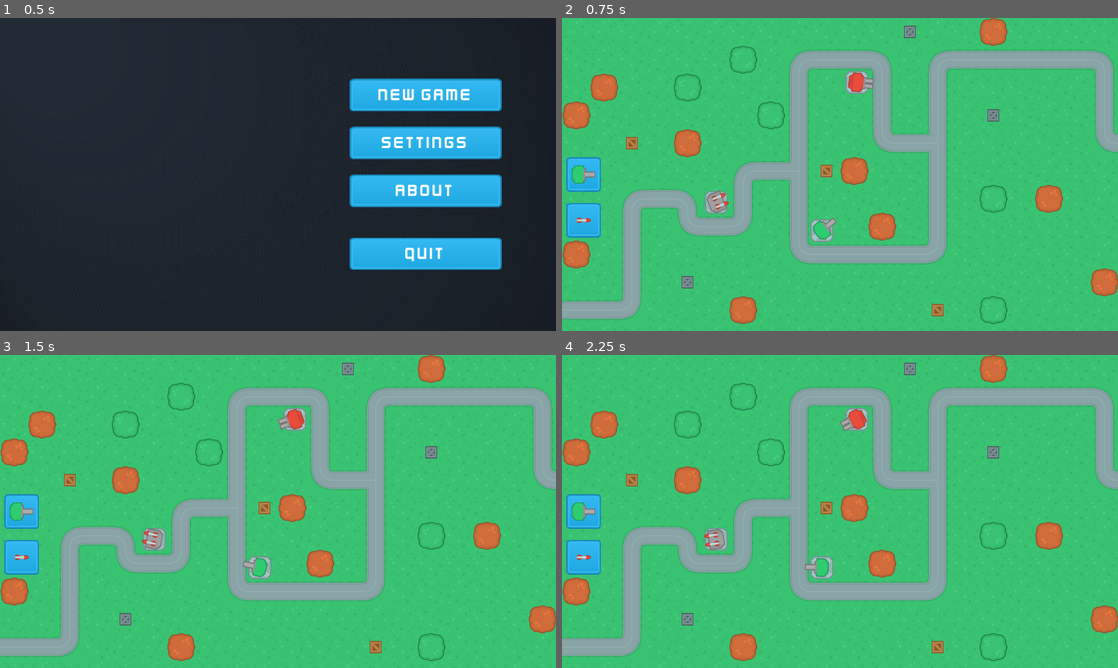
Above: before the commit, frames 1-4 (two rows, left to right).
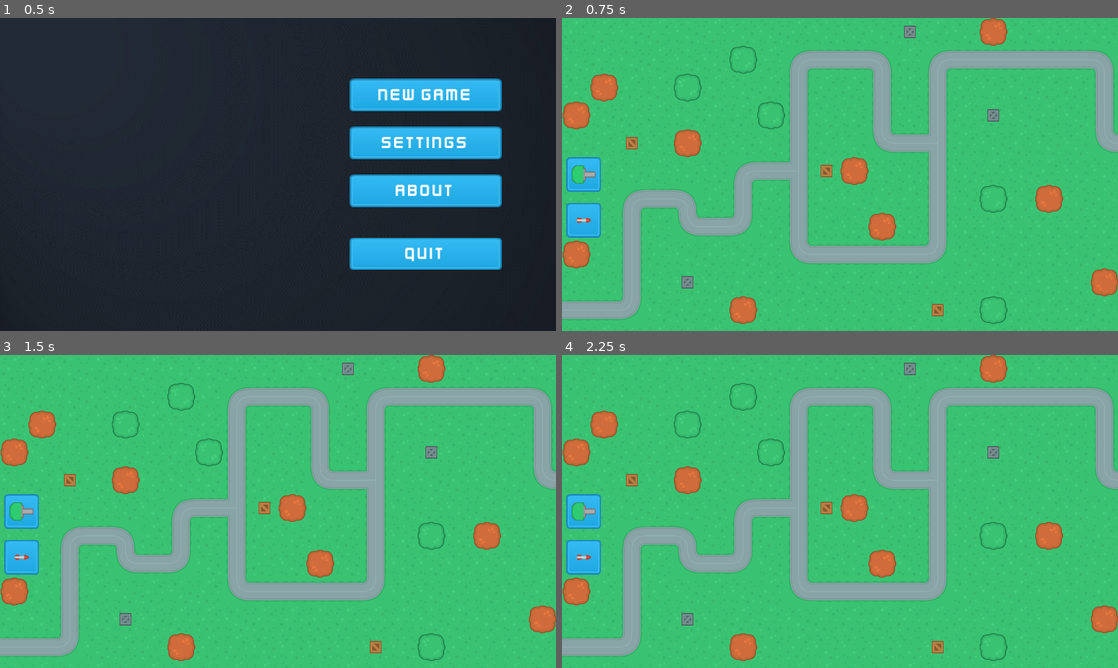
Above: after the commit, the same moments.

Repository: megastruktur/Towers-Tutorial
Game: Godot game, scene res://scene_handler.tscn
Two runs of this game, one before a commit and one after it. Both use one fixed random seed, a clock stepped at 60 frames per second and the inputs below.
Inputs (mouse positions are in pixels of both pictures, inside the frame that each line leads up to):
- Up to frame 1 (0.5 s): no input
- Up to frame 2 (0.75 s): click "New Game" at 0.5 s
- Up to frame 3 (1.5 s): click (22, 511) at 1.25 s
- Up to frame 4 (2.25 s): click (584, 558) at 2 s

Frame 1 is identical in both runs. In frame 2, 0.8% of the frame differs, in the area x 25-57%, y 16-72%; in frame 3, 0.8%; in frame 4, 0.8%.

Commit message:
Build tower functionality and refactoring

Diff:
--- a/Scenes/MainScenes/UI.gd
+++ b/Scenes/MainScenes/UI.gd
@@ -1,28 +1,52 @@
 extends CanvasLayer
 
+var current_tower_preview : Control = null
+const turrets_res_path = "res://Scenes/Turrets/"
 
 func set_tower_preview(build_type : String, mouse_position):
-	var drag_tower : Node2D = load("res://Scenes/Turrets/" + build_type.to_lower() + ".tscn").instantiate()
-	drag_tower.set_name("DragTower")
-	drag_tower.modulate = Color("ab54ff3c")
 
-	var control = Control.new()
-	control.add_child(drag_tower, true)
-	control.position = mouse_position
-	control.set_name("TowerPreview")
-	add_child(control, true)
-	move_child(get_node("TowerPreview"), 0) # move behind the button
+	var turret_resource = load(turrets_res_path + build_type.to_lower() + ".tscn")
+	if turret_resource:
+
+		# Cleanup before setting the Preview.
+		if current_tower_preview:
+			cleanup_preview()
+
+		print("Adding a Drag Tower")
+		var drag_tower : Node2D = turret_resource.instantiate()
+		drag_tower.set_name("DragTower")
+		drag_tower.modulate = Color("ab54ff3c")
+
+		# Create a Control wrapper.
+		var tower_preview : Control = Control.new()
+		tower_preview.position = mouse_position
+		tower_preview.set_name("TowerPreview")
+
+		tower_preview.add_child(drag_tower, true)
+		add_child(tower_preview, true)
+
+		# Save the reference to a current preview for Remove functionality.
+		# I've faced the problem when queue_free works AFTER a new preview is created.
+		# So in future code I'm going to call it by reference.
+		current_tower_preview = tower_preview
+		move_child(current_tower_preview, 0) # move behind the button
+	else:
+		print("Turret resource was not found")
 
 
 func update_tower_preview(new_position: Vector2, color : String):
 
 	# Move preview with the mouse
-	get_node("TowerPreview").position = new_position
+	if current_tower_preview:
 
-	var drag_tower : Node2D = get_node("TowerPreview/DragTower")
-	if drag_tower.modulate != Color(color):
-		drag_tower.modulate = Color(color)
+		current_tower_preview.position = new_position
+
+		var drag_tower : Node2D = current_tower_preview.get_node("DragTower")
+		if drag_tower.modulate != Color(color):
+			drag_tower.modulate = Color(color)
+
 
 func cleanup_preview():
-	if get_node_or_null("TowerPreview"):
-		remove_child(get_node("TowerPreview"))
+	if current_tower_preview:
+		current_tower_preview.queue_free()
+		current_tower_preview = null
--- a/Scenes/MainScenes/game_scene.gd
+++ b/Scenes/MainScenes/game_scene.gd
@@ -9,12 +9,17 @@
 var color_build_valid = "adff4545"
 var color_build_invalid = "ab54ff3c"
 
+const turrets_res_path = "res://Scenes/Turrets/"
+
 
 func _ready():
 
-	map_node = get_node("Map1")
+	load_map()
 	build_buttons_connect()
 
+
+func load_map():
+	map_node = get_node("Map1")
 
 # Connect listeners to buttons.
 func build_buttons_connect():
@@ -24,16 +29,23 @@
 		i.pressed.connect(initiate_build_mode.bind(i.get_name()))
 
 
-
-
 func _process(_delta):
 
 	if build_mode:
 		update_tower_preview()
 
 
-func _unhandled_input(_event):
-	pass
+# User input was not consumed by the UI
+# E.g. we are NOT clicking the Start Game.
+func _unhandled_input(event):
+
+	if build_mode:
+		if event.is_action_pressed("ui_cancel"):
+			cancel_build_mode()
+		if event.is_action_pressed("ui_accept"):
+			# First verify then cancel because cancel is going to clear
+			#	all the variables for verification
+			verify_and_build()
 
 
 func initiate_build_mode(tower_type : String):
@@ -74,7 +86,6 @@
 
 func cancel_build_mode():
 	# cleanup the preview
-
 	build_mode = false
 	build_valid = false
 	build_location = null
@@ -82,5 +93,17 @@
 
 	get_node("UI").cleanup_preview()
 
+
 func verify_and_build():
-	pass
+
+	if build_valid:
+		var new_tower = load(turrets_res_path + build_type.to_lower() + ".tscn")
+		if new_tower:
+			var tower : Node2D = new_tower.instantiate()
+			tower.position = build_location
+			map_node.get_node("Turrets").add_child(tower, true)
+			cancel_build_mode()
+		else:
+			print("No valid Tower resource found")
+	else:
+		print("Can't build here")
--- a/Scenes/MainScenes/game_scene.tscn
+++ b/Scenes/MainScenes/game_scene.tscn
@@ -23,6 +23,7 @@
 anchor_bottom = 1.0
 grow_horizontal = 2
 grow_vertical = 2
+mouse_filter = 2
 
 [node name="BuildBar" type="VBoxContainer" parent="UI/HUD"]
 custom_minimum_size = Vector2(100, 400)
--- a/Scenes/Maps/map_1.tscn
+++ b/Scenes/Maps/map_1.tscn
@@ -1,13 +1,10 @@
-[gd_scene load_steps=17 format=3 uid="uid://mylj3xcc0te6"]
+[gd_scene load_steps=14 format=3 uid="uid://mylj3xcc0te6"]
 
 [ext_resource type="Texture2D" uid="uid://bsnrk5u6jh7sh" path="res://Assets/Environment/Tilesets/terrainTiles_default.png" id="1_qt8qf"]
 [ext_resource type="Texture2D" uid="uid://bagfuyb1ieu4j" path="res://Assets/Environment/Props/treeBrown_large.png" id="2_obvjr"]
 [ext_resource type="Texture2D" uid="uid://duu23gew0uxyk" path="res://Assets/Environment/Props/treeGreen_large.png" id="3_5bbga"]
 [ext_resource type="Texture2D" uid="uid://dic0q8qpiehmo" path="res://Assets/Environment/Props/crateMetal.png" id="4_qfhyp"]
 [ext_resource type="Texture2D" uid="uid://c2c870adsp4tn" path="res://Assets/Environment/Props/crateWood.png" id="5_pw48n"]
-[ext_resource type="PackedScene" uid="uid://c6nuqm21sbucm" path="res://Scenes/Turrets/gun_t_1.tscn" id="6_qdn4p"]
-[ext_resource type="PackedScene" uid="uid://cf2f1octmmsd" path="res://Scenes/Turrets/gun_t_2.tscn" id="7_yd1cc"]
-[ext_resource type="PackedScene" uid="uid://d0e3nof146mxw" path="res://Scenes/Turrets/missle_t_1.tscn" id="8_2q8qk"]
 
 [sub_resource type="TileSetAtlasSource" id="TileSetAtlasSource_3iub6"]
 texture = ExtResource("1_qt8qf")
@@ -181,12 +178,3 @@
 layer_1/tile_data = PackedInt32Array(327689, 4, 0, 262146, 4, 0, 655373, 4, 0, 589828, 3, 0, 196623, 3, 0, 12, 3, 0)
 
 [node name="Turrets" type="Node2D" parent="."]
-
-[node name="GunT1" parent="Turrets" instance=ExtResource("6_qdn4p")]
-position = Vector2(598, 489)
-
-[node name="GunT2" parent="Turrets" instance=ExtResource("7_yd1cc")]
-position = Vector2(679, 148)
-
-[node name="MissleT1" parent="Turrets" instance=ExtResource("8_2q8qk")]
-position = Vector2(355, 424)
--- a/project.godot
+++ b/project.godot
@@ -21,3 +21,20 @@
 window/size/viewport_height=720
 mouse_cursor/custom_image="res://Assets/UI/cursor_pointer3D_shadow.png"
 window/stretch/mode="canvas_items"
+
+[input]
+
+ui_accept={
+"deadzone": 0.5,
+"events": [Object(InputEventKey,"resource_local_to_scene":false,"resource_name":"","device":0,"window_id":0,"alt_pressed":false,"shift_pressed":false,"ctrl_pressed":false,"meta_pressed":false,"pressed":false,"keycode":4194309,"physical_keycode":0,"key_label":0,"unicode":4194309,"echo":false,"script":null)
+, Object(InputEventKey,"resource_local_to_scene":false,"resource_name":"","device":0,"window_id":0,"alt_pressed":false,"shift_pressed":false,"ctrl_pressed":false,"meta_pressed":false,"pressed":false,"keycode":4194310,"physical_keycode":0,"key_label":0,"unicode":4194310,"echo":false,"script":null)
+, Object(InputEventKey,"resource_local_to_scene":false,"resource_name":"","device":0,"window_id":0,"alt_pressed":false,"shift_pressed":false,"ctrl_pressed":false,"meta_pressed":false,"pressed":false,"keycode":32,"physical_keycode":0,"key_label":0,"unicode":32,"echo":false,"script":null)
+, Object(InputEventMouseButton,"resource_local_to_scene":false,"resource_name":"","device":-1,"window_id":0,"alt_pressed":false,"shift_pressed":false,"ctrl_pressed":false,"meta_pressed":false,"button_mask":0,"position":Vector2(0, 0),"global_position":Vector2(0, 0),"factor":1.0,"button_index":1,"pressed":false,"double_click":false,"script":null)
+]
+}
+ui_cancel={
+"deadzone": 0.5,
+"events": [Object(InputEventKey,"resource_local_to_scene":false,"resource_name":"","device":0,"window_id":0,"alt_pressed":false,"shift_pressed":false,"ctrl_pressed":false,"meta_pressed":false,"pressed":false,"keycode":4194305,"physical_keycode":0,"key_label":0,"unicode":4194305,"echo":false,"script":null)
+, Object(InputEventMouseButton,"resource_local_to_scene":false,"resource_name":"","device":-1,"window_id":0,"alt_pressed":false,"shift_pressed":false,"ctrl_pressed":false,"meta_pressed":false,"button_mask":0,"position":Vector2(0, 0),"global_position":Vector2(0, 0),"factor":1.0,"button_index":2,"pressed":false,"double_click":false,"script":null)
+]
+}
